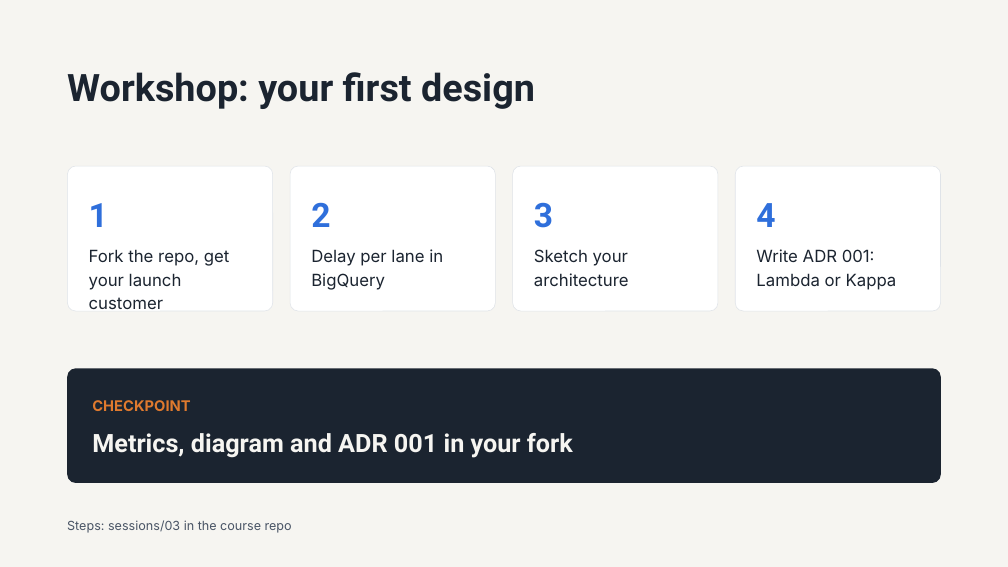
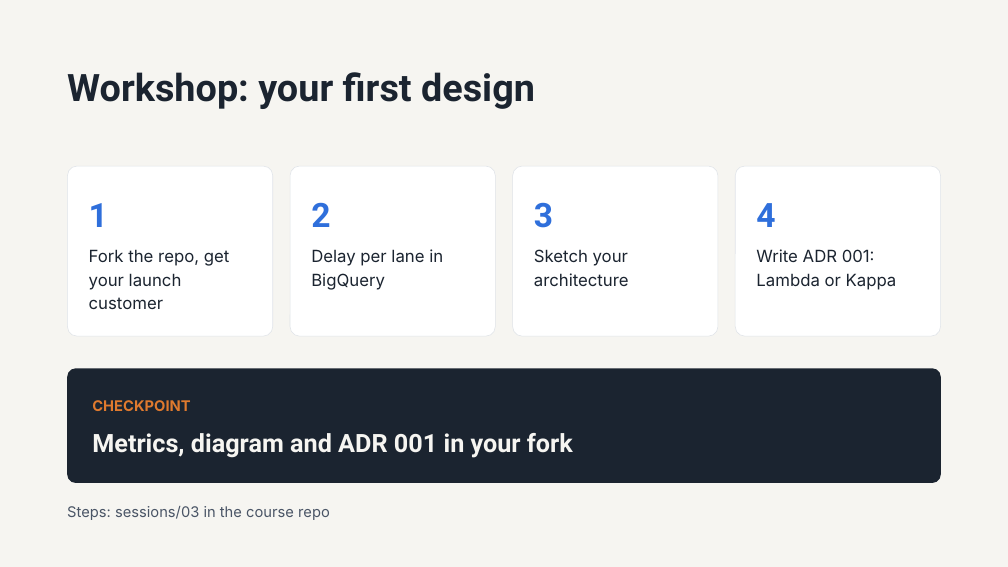
Before and after one commit to 1768SAIKUMAR/cloud-computing-srh, a slide deck: slide 16 of sessions/03-batch-streams-and-architecture-patterns/slides/session-03-batch-streams-and-architecture-patterns.pptx. Drawn at 1008x567 pixels with LibreOffice and Linux fonts; fonts in the diff are those of the drawing. Boxes give left, top, right and bottom in pixels: in the first picture for what was removed or moved away, otherwise in the second. Text is boxed around its words. In the diff, an @@ line names an element or a change of style, - is before the commit and + after.

```diff
--- a/sessions/03-batch-streams-and-architecture-patterns/slides/session-03-batch-streams-and-architecture-patterns.pptx
+++ b/sessions/03-batch-streams-and-architecture-patterns/slides/session-03-batch-streams-and-architecture-patterns.pptx
@@ rounded rectangle: place and size @@
-rounded rectangle at <box>67,166,273,312</box>
+rounded rectangle at <box>67,166,273,337</box>
@@ rounded rectangle: place and size @@
-rounded rectangle at <box>290,166,496,312</box>
+rounded rectangle at <box>290,166,496,337</box>
@@ rounded rectangle: place and size @@
-rounded rectangle at <box>513,166,718,312</box>
+rounded rectangle at <box>513,166,718,337</box>
@@ rounded rectangle: place and size @@
-rounded rectangle at <box>736,166,941,312</box>
+rounded rectangle at <box>736,166,941,337</box>
@@ text "Steps: sessions/03 in the course ...": place and size @@
-text "Steps: sessions/03 in the course ..." at <box>67,520,292,533</box>
+text "Steps: sessions/03 in the course ..." at <box>67,506,330,520</box>
@@ text "Steps: sessions/03 in the course ..." at <box>67,506,330,520</box>: size 12 to 14 pt @@
```
Also in this commit, not shown: 9 other slides changed.
